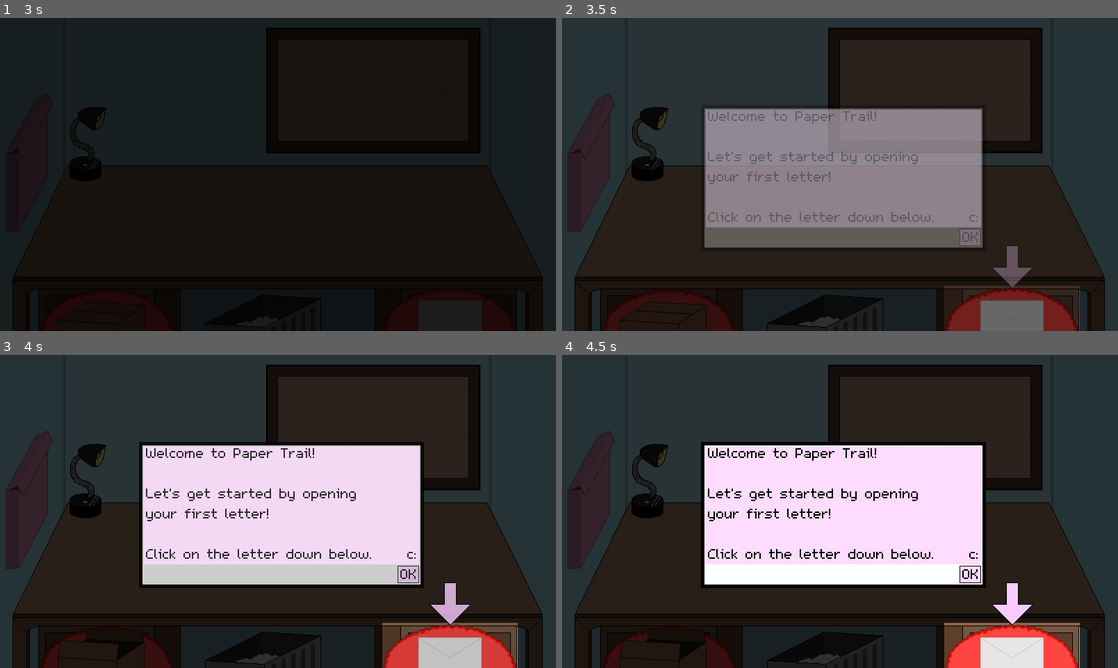
Above: before the commit, frames 1-4 (two rows, left to right).
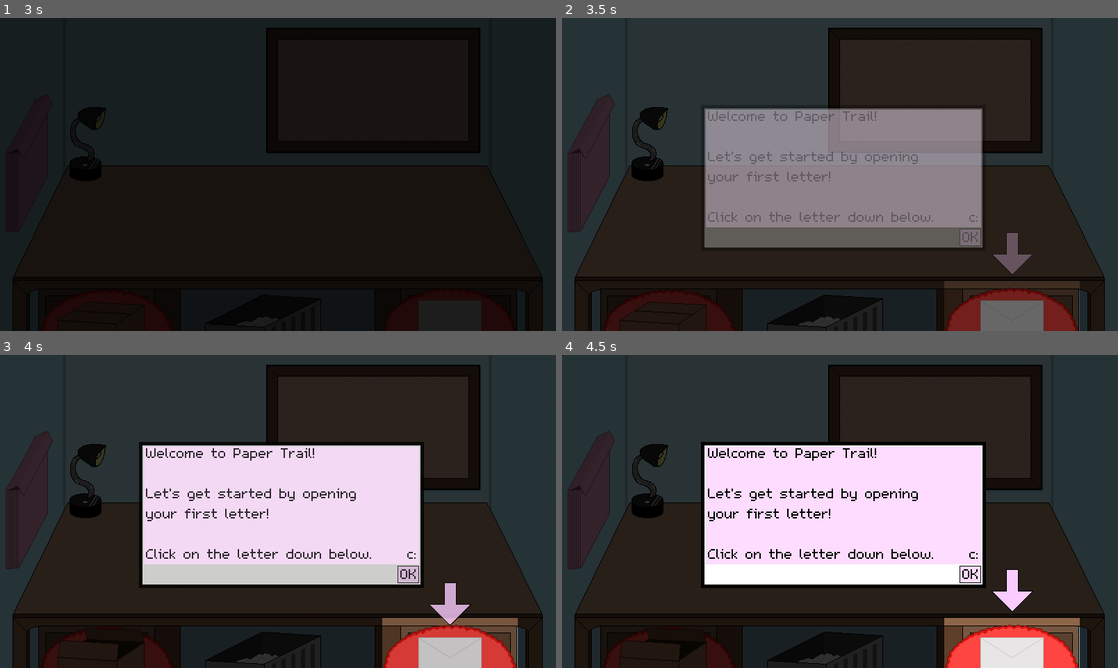
Above: after the commit, the same moments.

Repository: mayalunaa/Paper-Trail
Game: Godot game, scene res://Scenes/Title.tscn
Two runs of this game, one before a commit and one after it. Both use one fixed random seed, a clock stepped at 60 frames per second and the inputs below.
Inputs (mouse positions are in pixels of both pictures, inside the frame that each line leads up to):
- Up to frame 1 (3 s): tap Enter at 0.5 s; move the mouse to (283, 246) at 0.52 s; click (283, 246) at 0.67 s; move the mouse to (283, 287) at 1.27 s; click (283, 287) at 1.42 s; move the mouse to (333, 105) at 2.02 s; click (333, 105) at 2.17 s; move the mouse to (450, 315) at 2.77 s; click (450, 315) at 2.92 s
- Up to frame 2 (3.5 s): no input
- Up to frame 3 (4 s): move the mouse to (100, 652) at 3.52 s; click (100, 652) at 3.67 s
- Up to frame 4 (4.5 s): move the mouse to (823, 649) at 4.27 s; click (823, 649) at 4.42 s

Frame 1 is identical in both runs. In frame 2, 0.8% of the frame differs, in the area x 68-94%, y 68-86%; in frame 3, 0.4%; in frame 4, 0.8%, in the area x 68-94%, y 68-87%.

Commit message:
Made a cute floating arrow indicator

Diff:
--- a/Scenes/LetterFade.gd
+++ b/GDScript/LetterFade.gd
@@ -2,13 +2,17 @@
 
 var textBox
 var textBoxFadeAway = false
+var counter = 0
 
 # Called when the node enters the scene tree for the first time.
 func _ready():
 	textBox = get_parent().get_node("TextBox")
 
 # Called every frame. 'delta' is the elapsed time since the previous frame.
-func _process(_delta):
+func _process(delta):
+	counter = counter + 0.1
+	self.get_node("Arrow").position.y = 348 + (10 * sin(counter))
+
 	if textBoxFadeAway:
 		textBox.modulate.a = max(textBox.modulate.a - 0.025, 0)
 		if textBox.modulate.a == 0:
--- a/Scenes/Tutorial.tscn
+++ b/Scenes/Tutorial.tscn
@@ -11,7 +11,7 @@
 [ext_resource path="res://Resources/PNG Exports/BoxOpeningSpriteSheet-BasicBackground-10.png" type="Texture" id=9]
 [ext_resource path="res://Resources/m5x7.ttf" type="DynamicFontData" id=10]
 [ext_resource path="res://GDScript/OKButton.gd" type="Script" id=11]
-[ext_resource path="res://Scenes/LetterFade.gd" type="Script" id=12]
+[ext_resource path="res://GDScript/LetterFade.gd" type="Script" id=12]
 [ext_resource path="res://Resources/PNG Exports/Arrow.png" type="Texture" id=13]
 
 [sub_resource type="RectangleShape2D" id=1]
@@ -336,13 +336,13 @@
 [node name="Black3" type="ColorRect" parent="LetterFade/LetterBorder"]
 margin_left = 550.0
 margin_right = 745.0
-margin_bottom = 385.0
+margin_bottom = 377.0
 mouse_filter = 2
 color = Color( 0, 0, 0, 0.784314 )
 
 [node name="Black4" type="ColorRect" parent="LetterFade/LetterBorder"]
 margin_left = 550.0
-margin_top = 385.0
+margin_top = 378.0
 margin_right = 745.0
 margin_bottom = 450.0
 mouse_filter = 2
@@ -350,7 +350,7 @@
 
 [node name="Arrow" type="Sprite" parent="LetterFade"]
 visible = false
-position = Vector2( 648, 357 )
+position = Vector2( 648, 348 )
 scale = Vector2( 0.5, 0.5 )
 z_index = 1
 texture = ExtResource( 13 )
